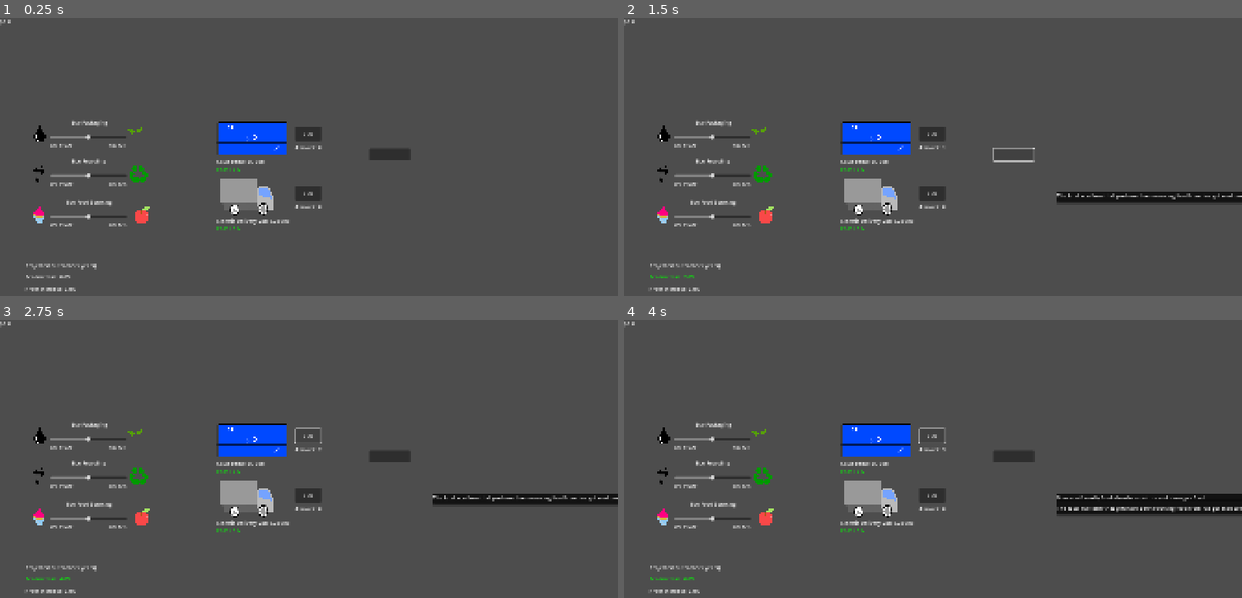
Above: before the commit, frames 1-4 (two rows, left to right).
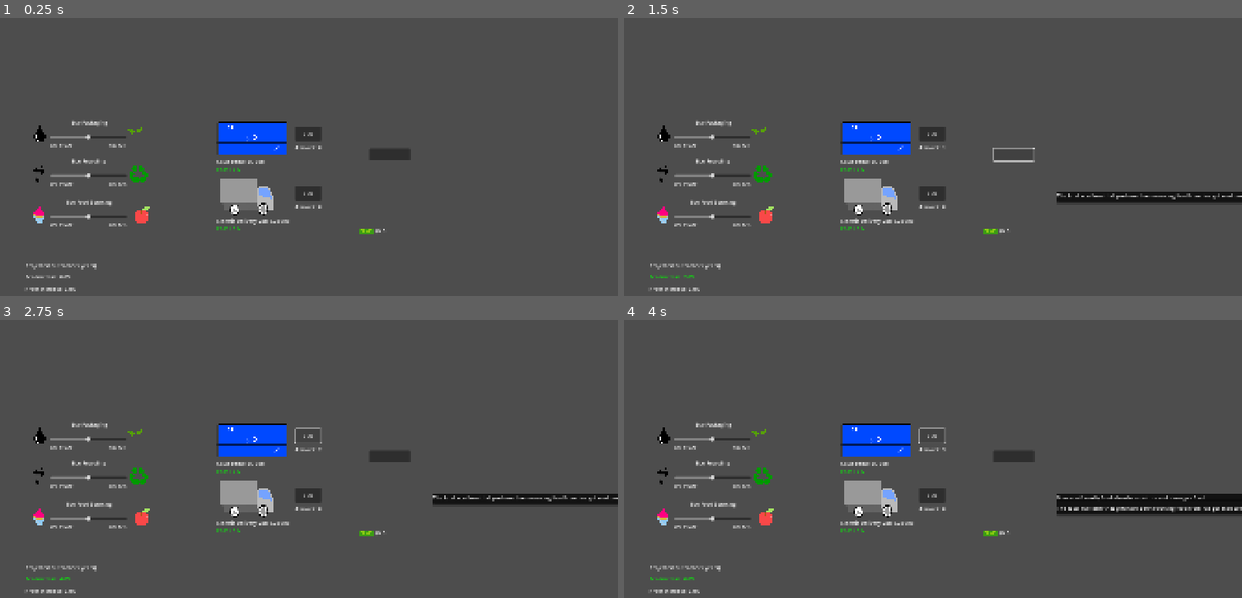
Above: after the commit, the same moments.

Repository: theresaaung/HACKATHON
Game: Godot game, scene res://scenes/main.tscn
The game is run twice, just before and just after one commit, with the same random seed, the same clock (stepped at 60 frames per second) and the same inputs.
Inputs (mouse positions are in pixels of both pictures, inside the frame that each line leads up to):
- Up to frame 1 (0.25 s): no input
- Up to frame 2 (1.5 s): click "BUY" at 0.5 s; click (1013, 154) at 1.27 s
- Up to frame 3 (2.75 s): click "BUY" at 2 s
- Up to frame 4 (4 s): click (1013, 456) at 2.77 s; click "BUY" at 3.5 s

The runs differ from the first frame. In frame 1, less than 0.1% of the frame differs, in the area x 0-63%, y 0-78%; in frame 2, less than 0.1%; in frame 3, less than 0.1%; in frame 4, less than 0.1%.

Commit message:
Update main.tscn

Diff:
--- a/company-net-zero-sim/scenes/main.tscn
+++ b/company-net-zero-sim/scenes/main.tscn
@@ -61,3 +61,4 @@
 position = Vector2(1330, 461)
 
 [node name="MoneyCounter" parent="." instance=ExtResource("9_85g3d")]
+position = Vector2(1164, 650)
